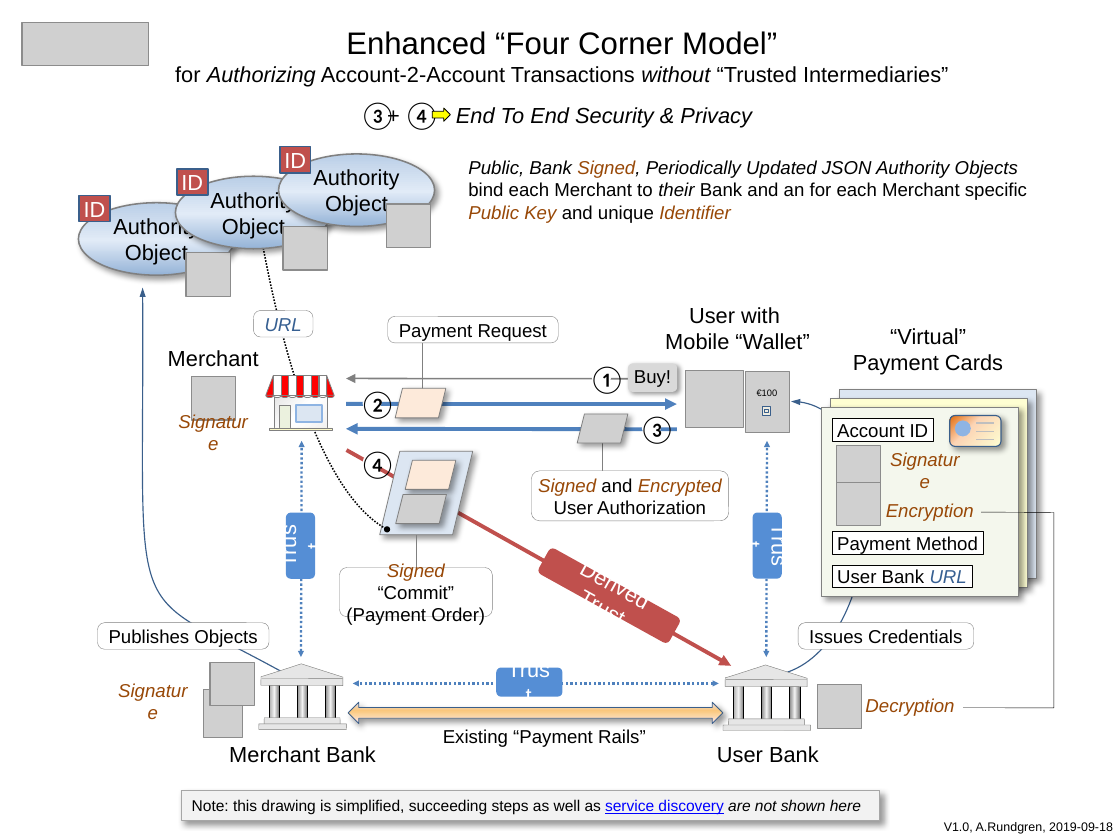
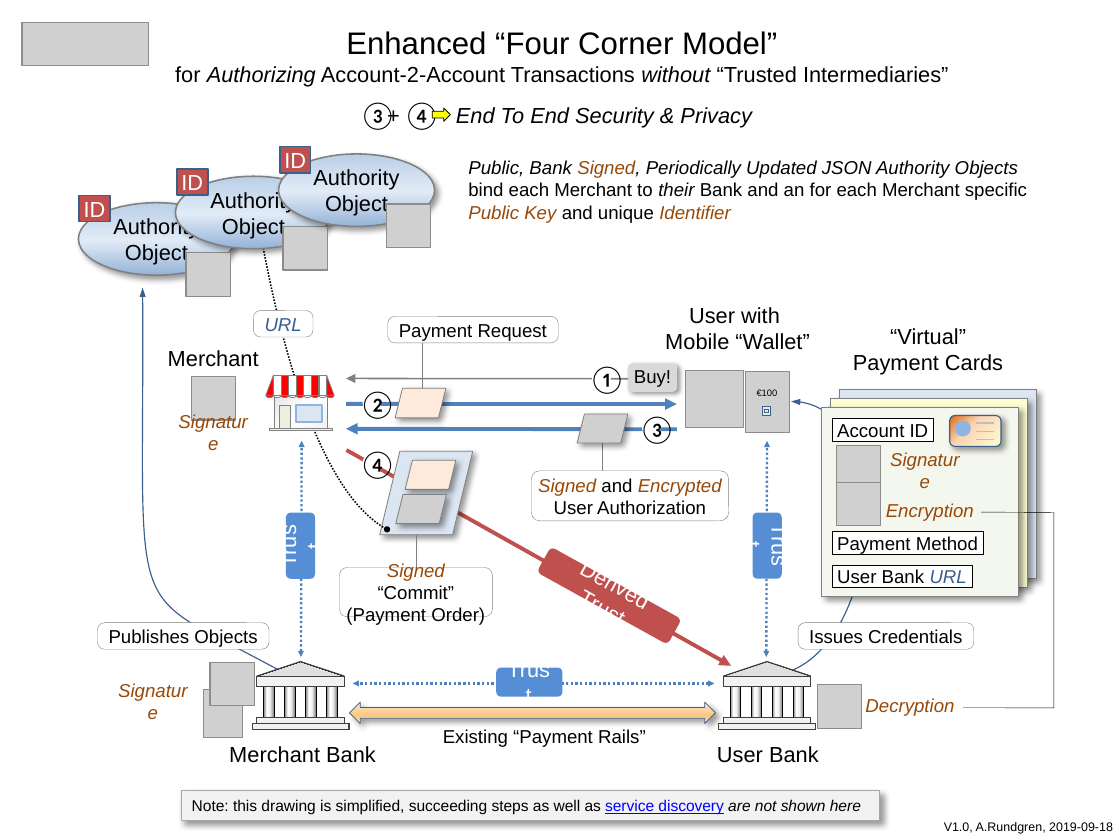
Before and after one commit to cyberphone/doc, a slide deck: slide 1 of saturn/enhanced-four-corner-model.pptx. Drawn at 1120x840 pixels with LibreOffice and Linux fonts; fonts in the diff are those of the drawing; grey boxes stand for pictures. Boxes give left, top, right and bottom in pixels: in the first picture for what was removed or moved away, otherwise in the second. Text is boxed around its words. In the diff, an @@ line names an element or a change of style, - is before the commit and + after.

```diff
--- a/saturn/enhanced-four-corner-model.pptx
+++ b/saturn/enhanced-four-corner-model.pptx
@@ freeform shape: place and size @@
-freeform shape at [261, 664, 343, 685]
+freeform shape at [256, 662, 344, 676]
@@ freeform shape at [256, 662, 344, 676]: fill #E6E6E6 to #E0E0E0; outline #7B7B79 0.25 pt to #000000 0 pt @@
@@ freeform shape at [256, 662, 344, 676]: fill #E6E6E6 to none; outline #7B7B79 0.25 pt to #404040 0.75 pt @@
@@ freeform shape: place and size @@
-freeform shape at [259, 724, 346, 729]
+freeform shape at [256, 662, 344, 676]
@@ line removed from (262, 679) to (343, 679) @@
@@ rectangle: place and size @@
-rectangle at [269, 683, 279, 720]
+rectangle at [263, 683, 273, 720]
@@ rectangle at [263, 683, 273, 720]: fill gradient #808080 to #F2F2F2 to #A6A6A6 to gradient #808080 to #FFFFFF to #F2F2F2; outline #000000 0.25 pt to #000000 0.5 pt @@
@@ rectangle: place and size @@
-rectangle at [297, 683, 307, 720]
+rectangle at [306, 683, 316, 720]
@@ double arrow moved from (719, 683) - (353, 683) to (715, 683) - (353, 683) @@
@@ freeform shape at [724, 662, 811, 676]: fill #E6E6E6 to #E0E0E0; outline #7B7B79 0.25 pt to #000000 0 pt @@
@@ freeform shape: place and size @@
-freeform shape at [725, 665, 806, 687]
+freeform shape at [724, 662, 811, 676]
@@ freeform shape: place and size @@
-freeform shape at [724, 725, 811, 730]
+freeform shape at [724, 662, 811, 676]
@@ freeform shape at [724, 662, 811, 676]: fill #E6E6E6 to none; outline #7B7B79 0.25 pt to #404040 0.75 pt @@
@@ line removed from (726, 680) to (806, 680) @@
@@ rectangle: place and size @@
-rectangle at [734, 684, 744, 721]
+rectangle at [730, 683, 740, 720]
@@ rectangle at [730, 683, 740, 720]: fill gradient #808080 to #F2F2F2 to #A6A6A6 to gradient #808080 to #FFFFFF to #F2F2F2; outline #000000 0.25 pt to #000000 0.5 pt @@
@@ fill gradient #808080 to #F2F2F2 to gradient #808080 to #FFFFFF to #F2F2F2; outline #000000 0.25 pt to #000000 0.5 pt in 4 elements at [327, 683, 337, 720], [793, 683, 803, 720], [306, 683, 316, 720], [752, 683, 762, 720] @@
@@ rectangle: place and size @@
-rectangle at [762, 684, 772, 721]
+rectangle at [752, 683, 762, 720]
@@ group added at [252, 676, 349, 729]: 4 rectangles @@
@@ freeform shape removed at [264, 718, 340, 724] @@
@@ left right arrow: place and size @@
-left right arrow at [348, 702, 724, 724]
+left right arrow at [349, 702, 716, 724]
@@ left right arrow at [349, 702, 716, 724]: mirrored @@
@@ group added at [719, 676, 816, 729]: 4 rectangles @@
@@ freeform shape removed at [728, 719, 804, 725] @@
```
Also in this commit, not shown: 1 other file.
